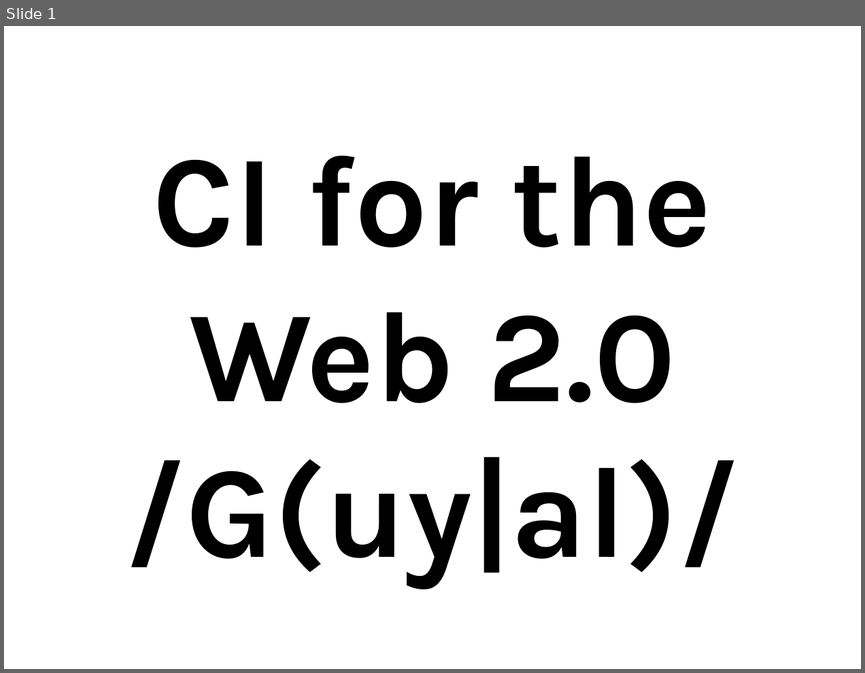
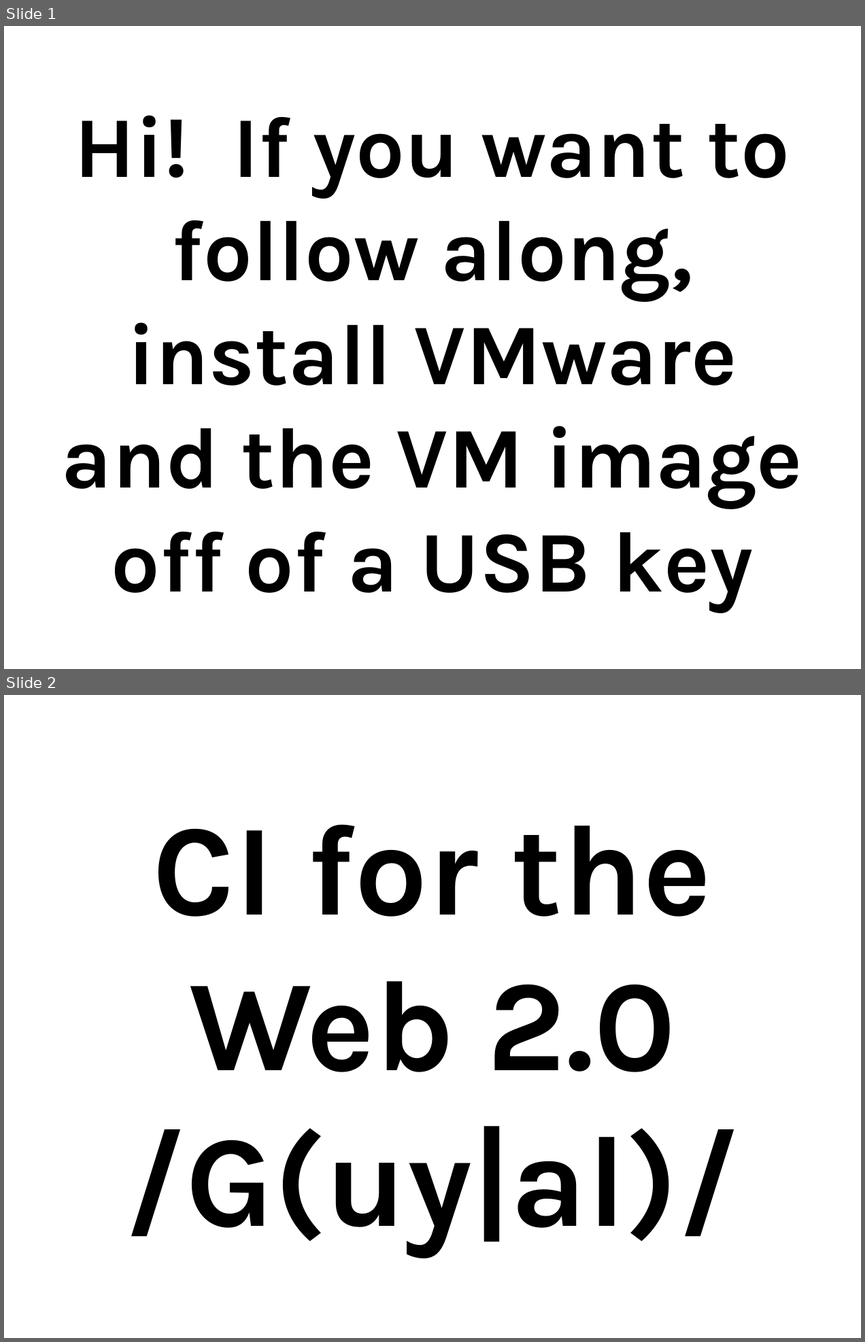
Before and after one commit to thewoolleyman/ci_for_the_rails_guy_or_gal, a slide deck: presentation/ci_for_the_web_2.0_guy_or_gal.odp. Shown one above the other, each under a label of ours: slide 1 before the commit, slides 1 and 2 after it. The pictures are 865x673 and 865x1342 pixels, drawn with LibreOffice and Linux fonts; fonts in the diff are those of the drawing. Boxes give left, top, right and bottom in pixels: in the first picture for what was removed or moved away, otherwise in the second. Text is boxed around its words. In the diff, an @@ line names an element or a change of style, - is before the commit and + after.

```diff
--- a/presentation/ci_for_the_web_2.0_guy_or_gal.odp
+++ b/presentation/ci_for_the_web_2.0_guy_or_gal.odp
@@ slide 1 added at (4,26,861,669), background #FFFFFF @@
@@ title added at (62,115,803,612), 80 pt, text #000000, bold @@
+Hi! If you want to follow along, install VMware and the VM image off of a USB key
@@ what was slide 1 is now slide 2 @@
```
Also in this commit, not shown: 26 slides changed, 8 other slides added, 2 slides removed.
